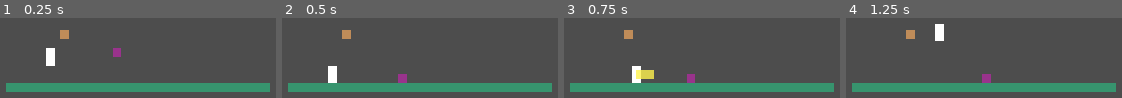
Above: before the commit, frames 1-4 (left to right).
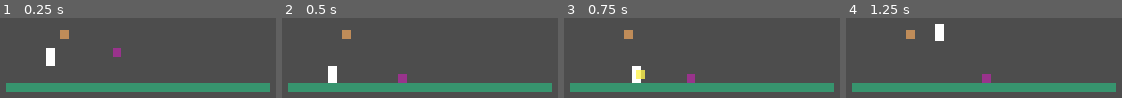
Above: after the commit, the same moments.

Repository: NTUT-NGDC/2D-Platformer-Template
Game: Godot game, scene res://tests/Ability_MeleeTest.tscn
Same seed, same stepped clock (60 frames per second), same inputs: the game is played once before the commit and once after it. This scene is started directly instead of the project's main scene.
Inputs (mouse positions are in pixels of both pictures, inside the frame that each line leads up to):
- Up to frame 1 (0.25 s): no input
- Up to frame 2 (0.5 s): no input
- Up to frame 3 (0.75 s): tap Enter at 0.5 s; move the mouse to (outside the picture) at 0.52 s; hold Right (move_right) from 0.53 s (still down); tap F at 0.6 s; click (outside the picture) at 0.67 s
- Up to frame 4 (1.25 s): keep holding Right (move_right); tap Space (jump) at 0.77 s

Frames 1-2 are identical in both runs. In frame 3, 0.4% of the frame differs, in the area x 29-33%, y 65-77%; in frame 4, nothing differs.

Commit message:
U71 近戰判定區改成預製場景
Co-Authored-By: Claude Opus 5.5 <noreply@anthropic.com>

Diff:
--- a/abilities/Ability_Melee.gd
+++ b/abilities/Ability_Melee.gd
@@ -1,16 +1,14 @@
 extends AbilityBase
 
-# 近戰：按下攻擊鍵（鍵盤或滑鼠）時，在玩家面向方向短暫生成一塊攻擊判定區，打到有 take_hit() 的
-# 東西就呼叫，造成傷害跟擊退。拖進 Player → Abilities 底下就能用，不用連任何線。
+# 近戰：按下攻擊鍵（鍵盤或滑鼠）時，在玩家面向方向短暫生成一塊攻擊判定區（MeleeHitbox.tscn），
+# 打到有 take_hit() 的東西就呼叫，造成傷害跟擊退。判定區的大小跟外觀直接改 MeleeHitbox.tscn。
+# 拖進 Player → Abilities 底下就能用，不用連任何線。
 
 ## 用鍵盤按鍵還是滑鼠按鍵攻擊
 @export_enum("鍵盤按鍵", "滑鼠左鍵", "滑鼠右鍵", "滑鼠中鍵") var input_type: int = 0
 
 ## 攻擊鍵（「按鍵種類」選鍵盤按鍵時才會顯示這一欄）
 @export var key: Key = KEY_F
-
-## 攻擊範圍，單位是格（1 格 = 16 像素）
-@export_range(1, 5) var range_tiles: int = 1
 
 ## 冷卻秒數，這段時間內再按不會生效
 @export_range(0.1, 3.0) var cooldown: float = 0.5
@@ -21,8 +19,7 @@
 ## 傷害
 @export_range(1, 10) var damage: int = 1
 
-const _TILE_SIZE := 16.0
-const _HITBOX_HEIGHT := 16.0
+const _HITBOX_SCENE := preload("res://abilities/MeleeHitbox.tscn")
 const _HITBOX_DURATION := 0.15
 const _DANGEROUS_KEYS := [
 	KEY_CTRL, KEY_TAB, KEY_ESCAPE,
@@ -32,79 +29,40 @@
 
 var _facing: int = 1
 var _cooldown_left: float = 0.0
-var _hitbox_time_left: float = 0.0
-var _already_hit: Array = []
 var _hitbox: Area2D
-var _hitbox_shape: CollisionShape2D
-var _hitbox_size: Vector2
-var _visual: ColorRect
 
 # 選滑鼠按鍵時隱藏 key 欄位
 func _validate_property(property: Dictionary) -> void:
 	if property.name == "key" and input_type != 0:
 		property.usage = PROPERTY_USAGE_NONE
 
-# 建立攻擊判定區、接玩家面向訊號、向 InputRouter 註冊攻擊鍵
+# 接玩家面向訊號、向 InputRouter 註冊攻擊鍵
 func _on_setup() -> void:
 	if input_type == 0:
 		_warn_if_dangerous_key(key)
 	if player.has_signal("direction_changed"):
 		player.direction_changed.connect(func(dir): _facing = dir)
-	_build_hitbox()
 	InputRouter.bind_input(self, input_type, key, InputRouter.PRESSED, _on_attack_pressed)
 
-# 建立一個平常關閉的 Area2D 當攻擊判定區，命中時呼叫對方的 take_hit()，
-# 另外建一塊黃色閃光跟判定區同步開關，讓學員看得到攻擊有沒有揮出去
-func _build_hitbox() -> void:
-	_hitbox_size = Vector2(range_tiles * _TILE_SIZE, _HITBOX_HEIGHT)
-	_hitbox = Area2D.new()
-	_hitbox.collision_layer = 1 << 5  # 圖層 6「攻擊」
-	_hitbox.collision_mask = (1 << 1) | (1 << 2) | (1 << 3) | (1 << 4)  # 地形、箱子、敵人、感應
-	_hitbox.monitoring = false
-	_hitbox_shape = CollisionShape2D.new()
-	var shape := RectangleShape2D.new()
-	shape.size = _hitbox_size
-	_hitbox_shape.shape = shape
-	_hitbox.add_child(_hitbox_shape)
-	add_child(_hitbox)
-	_hitbox.body_entered.connect(_on_hitbox_body_entered)
-
-	_visual = ColorRect.new()
-	_visual.size = _hitbox_size
-	_visual.color = Color(1.0, 0.95, 0.3, 0.8)
-	_visual.mouse_filter = Control.MOUSE_FILTER_IGNORE
-	_visual.visible = false
-	add_child(_visual)
-
-# 按下攻擊鍵：冷卻中不生效，否則在面向方向短暫打開判定區，同步亮出閃光
+# 按下攻擊鍵：冷卻中不生效，否則在面向方向生成一個判定區（上一個還沒消失就先收掉）
 func _on_attack_pressed() -> void:
 	if _cooldown_left > 0.0:
 		return
 	_cooldown_left = cooldown
-	_already_hit.clear()
-	var offset := Vector2(_facing * range_tiles * _TILE_SIZE * 0.5, 0)
-	_hitbox.position = offset
-	_hitbox.monitoring = true
-	_visual.position = offset - _hitbox_size * 0.5
-	_visual.visible = true
-	_hitbox_time_left = _HITBOX_DURATION
+	if is_instance_valid(_hitbox):
+		_hitbox.queue_free()
+	_hitbox = _HITBOX_SCENE.instantiate()
+	_hitbox.scale.x = _facing
+	_hitbox.damage = damage
+	_hitbox.knockback = Vector2(_facing, 0) * knockback
+	_hitbox.lifetime_left = _HITBOX_DURATION
+	_hitbox.attacker = player
+	add_child(_hitbox)
 
-# 判定區碰到東西：有 take_hit() 就打，一次攻擊對同一個目標只算一次
-func _on_hitbox_body_entered(body: Node) -> void:
-	if body in _already_hit or not body.has_method("take_hit"):
-		return
-	_already_hit.append(body)
-	body.take_hit(damage, Vector2(_facing, 0) * knockback, player)
-
-# 每一幀處理冷卻倒數，跟判定區開啟的時間到了要關掉
+# 每一幀處理冷卻倒數
 func _process(delta: float) -> void:
 	if _cooldown_left > 0.0:
 		_cooldown_left -= delta
-	if _hitbox_time_left > 0.0:
-		_hitbox_time_left -= delta
-		if _hitbox_time_left <= 0.0:
-			_hitbox.monitoring = false
-			_visual.visible = false
 
 # 選到會被瀏覽器攔截的按鍵時提醒（Ctrl、Tab、Esc、F 鍵在網頁版會觸發瀏覽器內建功能）
 func _warn_if_dangerous_key(k: Key) -> void:
--- /dev/null
+++ b/abilities/MeleeHitbox.gd
@@ -0,0 +1,31 @@
+extends Area2D
+
+# 近戰判定區：由 Ability_Melee 在攻擊時產生，跟著玩家移動，打到有 take_hit() 的東西就呼叫，
+# 一次攻擊對同一個目標只算一次；存在 lifetime_left 秒後自動消失。
+# 形狀跟外觀直接在 MeleeHitbox.tscn 裡改（預設畫成往右延伸），往左攻擊時會自動左右翻轉。
+# 由 Ability_Melee 產生，不是拖進場景用的零件。
+
+var damage: int = 1
+var knockback: Vector2 = Vector2.ZERO
+var lifetime_left: float = 0.15
+var attacker: Node = null
+var _already_hit: Array = []
+
+# 設定碰撞層／遮罩，監聽撞到東西
+func _ready() -> void:
+	collision_layer = 1 << 5  # 圖層 6「攻擊」
+	collision_mask = (1 << 1) | (1 << 2) | (1 << 3) | (1 << 4)  # 地形、箱子、敵人、感應
+	body_entered.connect(_on_body_entered)
+
+# 每個物理幀倒數存在時間，時間到就消失
+func _physics_process(delta: float) -> void:
+	lifetime_left -= delta
+	if lifetime_left <= 0.0:
+		queue_free()
+
+# 碰到東西：有 take_hit() 就打，同一個目標只算一次
+func _on_body_entered(body: Node) -> void:
+	if body in _already_hit or not body.has_method("take_hit"):
+		return
+	_already_hit.append(body)
+	body.take_hit(damage, knockback, attacker)
--- /dev/null
+++ b/abilities/MeleeHitbox.tscn
@@ -0,0 +1,20 @@
+[gd_scene load_steps=3 format=3]
+
+[ext_resource type="Script" path="res://abilities/MeleeHitbox.gd" id="1"]
+
+[sub_resource type="RectangleShape2D" id="RectangleShape2D_1"]
+size = Vector2(16, 16)
+
+[node name="MeleeHitbox" type="Area2D"]
+script = ExtResource("1")
+
+[node name="CollisionShape2D" type="CollisionShape2D" parent="."]
+position = Vector2(8, 0)
+shape = SubResource("RectangleShape2D_1")
+
+[node name="Visual" type="ColorRect" parent="."]
+mouse_filter = 2
+offset_top = -8.0
+offset_right = 16.0
+offset_bottom = 8.0
+color = Color(1, 0.95, 0.3, 0.8)
--- a/tests/Ability_MeleeTest.gd
+++ b/tests/Ability_MeleeTest.gd
@@ -1,6 +1,6 @@
 extends Node2D
 
-# 手動驗證用：Ability_Melee 按 F 在面向方向短暫生成攻擊判定區，打中 Hittable 會扣血／擊退，
+# 手動驗證用：Ability_Melee 按 F 在面向方向短暫生成攻擊判定區（預製場景 MeleeHitbox.tscn），打中 Hittable 會扣血／擊退，
 # 冷卻中再按不會生效。
 
 @onready var _breakable: StaticBody2D = $Breakable_Target
--- a/tests/Ability_MeleeTest.tscn
+++ b/tests/Ability_MeleeTest.tscn
@@ -36,7 +36,6 @@
 
 [node name="Ability_Melee" parent="Player/Abilities" instance=ExtResource("7")]
 key = 70
-range_tiles = 2
 cooldown = 0.5
 knockback = 250.0
 damage = 1
Not shown, changed: documents/01c_blocks_and_abilities.md
Not shown, changed: documents/progress.md
